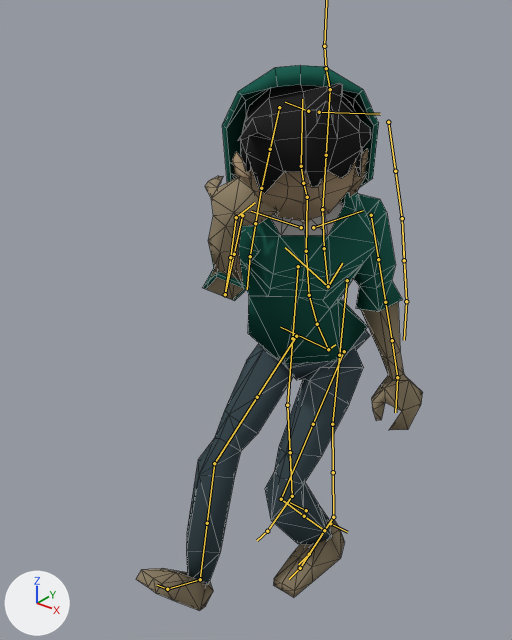
Renders of the Blender file assets/modeling/tom.blend from each side of a commit.
Camera for both pictures: a 50 mm lens placed at (0.739, -1.133, 1.21), pointed at (-0.054, -0.141, 0.595). Every picture has the same lights, and +X, +Y and +Z are marked at lower left. The bones that bend it are drawn over the model as lines. Mesh edges are drawn as thin lines.

In view in the first picture: 'tom'.
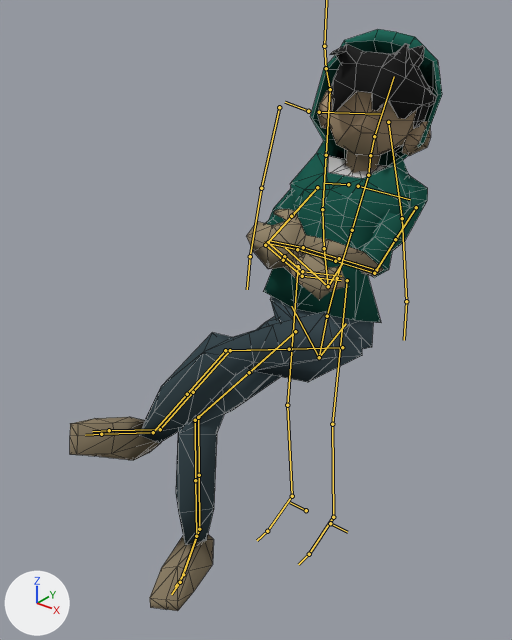
The newer file adds an action. The first version stands in its rest pose; the second is drawn at frame 1 of the action 'ctrl friend'.

Pixel boxes [x1, y1, x2, y2] of what changed, in the pictures (512 x 640 px):
'tom', posed (30% wider, 7% taller)
    before: [136, 65, 423, 611]
    after: [70, 29, 442, 611]
bone 'DEF-spine', root to tip
    before: (328, 349) to (317, 324)
    after: (319, 357) to (327, 316)
bone 'DEF-spine.002', root to tip
    before: (309, 295) to (306, 251)
    after: (337, 278) to (352, 230)
bone 'DEF-spine.003', root to tip
    before: (306, 251) to (307, 197)
    after: (352, 230) to (368, 175)
bone 'DEF-spine.004', root to tip
    before: (307, 197) to (303, 183)
    after: (368, 175) to (370, 155)
bone 'DEF-spine.005', root to tip
    before: (303, 183) to (301, 166)
    after: (370, 155) to (374, 136)
bone 'DEF-spine.006', root to tip
    before: (301, 166) to (302, 99)
    after: (374, 136) to (394, 76)
bone 'DEF-upper_arm.L', root to tip
    before: (371, 215) to (378, 259)
    after: (416, 207) to (395, 239)
bone 'DEF-upper_arm.L.001', root to tip
    before: (378, 259) to (385, 302)
    after: (395, 239) to (374, 273)
bone 'DEF-forearm.L', root to tip
    before: (385, 302) to (392, 340)
    after: (374, 273) to (335, 261)
bone 'DEF-hand.L', root to tip
    before: (397, 377) to (395, 412)
    after: (297, 249) to (264, 242)
bone 'DEF-upper_arm.R', root to tip
    before: (242, 215) to (234, 254)
    after: (317, 187) to (291, 216)
bone 'DEF-upper_arm.R.001', root to tip
    before: (234, 254) to (225, 294)
    after: (291, 216) to (265, 245)
bone 'DEF-forearm.R', root to tip
    before: (225, 294) to (230, 257)
    after: (265, 245) to (283, 260)
bone 'DEF-forearm.R.001', root to tip
    before: (230, 257) to (236, 217)
    after: (283, 260) to (302, 276)
bone 'DEF-hand.R', root to tip
    before: (236, 217) to (255, 202)
    after: (302, 276) to (341, 280)
bone 'DEF-thigh.L', root to tip
    before: (344, 351) to (313, 424)
    after: (342, 347) to (289, 349)
bone 'DEF-thigh.L.001', root to tip
    before: (313, 424) to (281, 499)
    after: (289, 349) to (225, 350)
bone 'DEF-shin.L', root to tip
    before: (281, 499) to (304, 516)
    after: (225, 350) to (187, 394)
bone 'DEF-shin.L.001', root to tip
    before: (304, 516) to (324, 530)
    after: (187, 394) to (153, 432)
bone 'DEF-foot.L', root to tip
    before: (324, 530) to (300, 568)
    after: (153, 432) to (101, 434)
bone 'DEF-thigh.R', root to tip
    before: (296, 336) to (257, 397)
    after: (295, 331) to (249, 372)
bone 'DEF-shin.R', root to tip
    before: (214, 463) to (207, 523)
    after: (195, 420) to (195, 480)
bone 'DEF-shin.R.001', root to tip
    before: (207, 523) to (200, 579)
    after: (195, 480) to (196, 536)
bone 'DEF-foot.R', root to tip
    before: (200, 579) to (167, 589)
    after: (196, 536) to (180, 582)

What the commit changed:
Bone 'DEF-spine' (bone_def_spine) moves from (0.0, -0.153, 0.027) to (0.0, -0.149, 0.063).
Bone 'DEF-spine' (bone_def_spine) turns from (16, 1, 1) to (-29, 0, 0) degrees about its own x, y and z.
Bone 'DEF-spine.002' (bone_def_spine_002) turns from (0, 9, -4) to (3, 0, 0) degrees about its own x, y and z.
Bone 'DEF-spine.003' (bone_def_spine_003) turns from (-1, 26, -5) to (3, 0, 0) degrees about its own x, y and z.
Bone 'DEF-spine.004' (bone_def_spine_004) turns from (-2, -14, 11) to (-3, 0, 0) degrees about its own x, y and z.
Bone 'DEF-spine.005' (bone_def_spine_005) turns from (0, 19, 0) to (0, 11, 0) degrees about its own x, y and z.
Bone 'DEF-spine.006' (bone_def_spine_006) turns from (2, 1, -9) to (18, 11, -6) degrees about its own x, y and z.
Bone 'DEF-upper_arm.L' (bone_def_upper_arm_l) turns from (7, -1, 22) to (20, -5, 27) degrees about its own x, y and z.
Bone 'DEF-upper_arm.L.001' (bone_def_upper_arm_l_001) turns from (0, 0, 0) to (0, -4, 0) degrees about its own x, y and z.
Bone 'DEF-forearm.L' (bone_def_forearm_l) turns from (-4, 0, 0) to (75, -5, 0) degrees about its own x, y and z.
Bone 'DEF-hand.L' (bone_def_hand_l) turns from (5, 16, 0) to (1, 20, -13) degrees about its own x, y and z.
Bone 'DEF-upper_arm.R' (bone_def_upper_arm_r) turns from (8, 5, -67) to (4, 1, -24) degrees about its own x, y and z.
Bone 'DEF-upper_arm.R.001' (bone_def_upper_arm_r_001) turns from (0, 30, 0) to (0, 3, 0) degrees about its own x, y and z.
Bone 'DEF-forearm.R' (bone_def_forearm_r) turns from (105, 56, -7) to (77, 4, 0) degrees about its own x, y and z.
Bone 'DEF-forearm.R.001' (bone_def_forearm_r_001) turns from (0, 9, 0) to (0, -13, 0) degrees about its own x, y and z.
Bone 'DEF-hand.R' (bone_def_hand_r) turns from (73, -20, 47) to (47, -19, 16) degrees about its own x, y and z.
Bone 'DEF-thigh.L' (bone_def_thigh_l) turns from (-53, 0, 1) to (-74, 7, 9) degrees about its own x, y and z.
Bone 'DEF-thigh.L.001' (bone_def_thigh_l_001) turns from (0, 0, 0) to (0, -12, 0) degrees about its own x, y and z.
Bone 'DEF-shin.L' (bone_def_shin_l) turns from (72, 0, 0) to (81, -17, 3) degrees about its own x, y and z.
Bone 'DEF-shin.L.001' (bone_def_shin_l_001) turns from (0, 1, 0) to (0, -10, 0) degrees about its own x, y and z.
Bone 'DEF-foot.L' (bone_def_foot_l) turns from (-35, 1, 0) to (-12, -27, 25) degrees about its own x, y and z.
Bone 'DEF-thigh.R' (bone_def_thigh_r) turns from (-69, 1, 1) to (-46, 0, 0) degrees about its own x, y and z.
Bone 'DEF-shin.R' (bone_def_shin_r) turns from (36, 0, 0) to (67, 0, 0) degrees about its own x, y and z.
Bone 'DEF-shin.R.001' (bone_def_shin_r_001) turns from (0, 0, 0) to (0, -7, 0) degrees about its own x, y and z.
Bone 'DEF-foot.R' (bone_def_foot_r) turns from (-34, 0, 0) to (-2, 3, -17) degrees about its own x, y and z.
